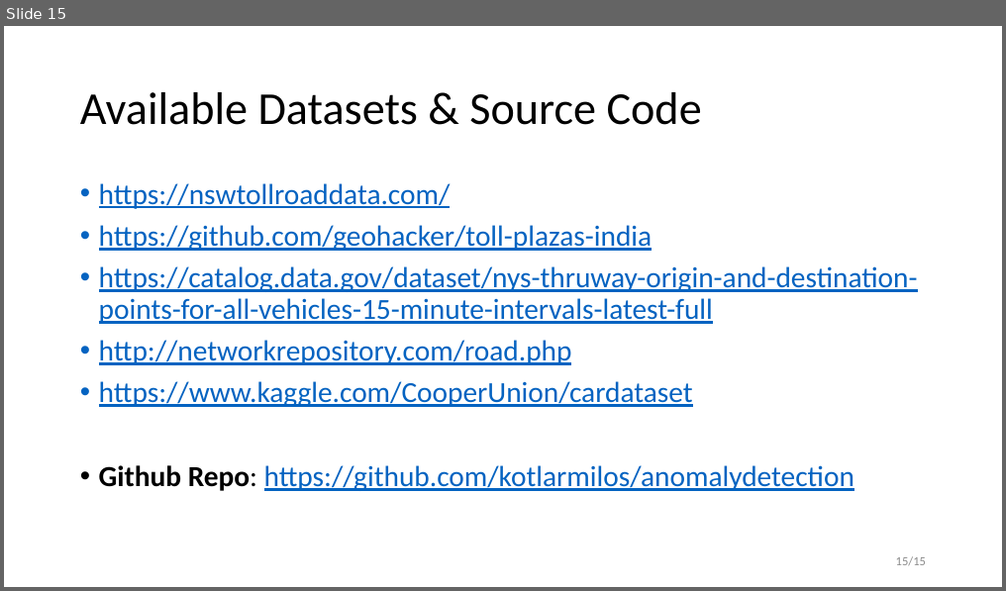
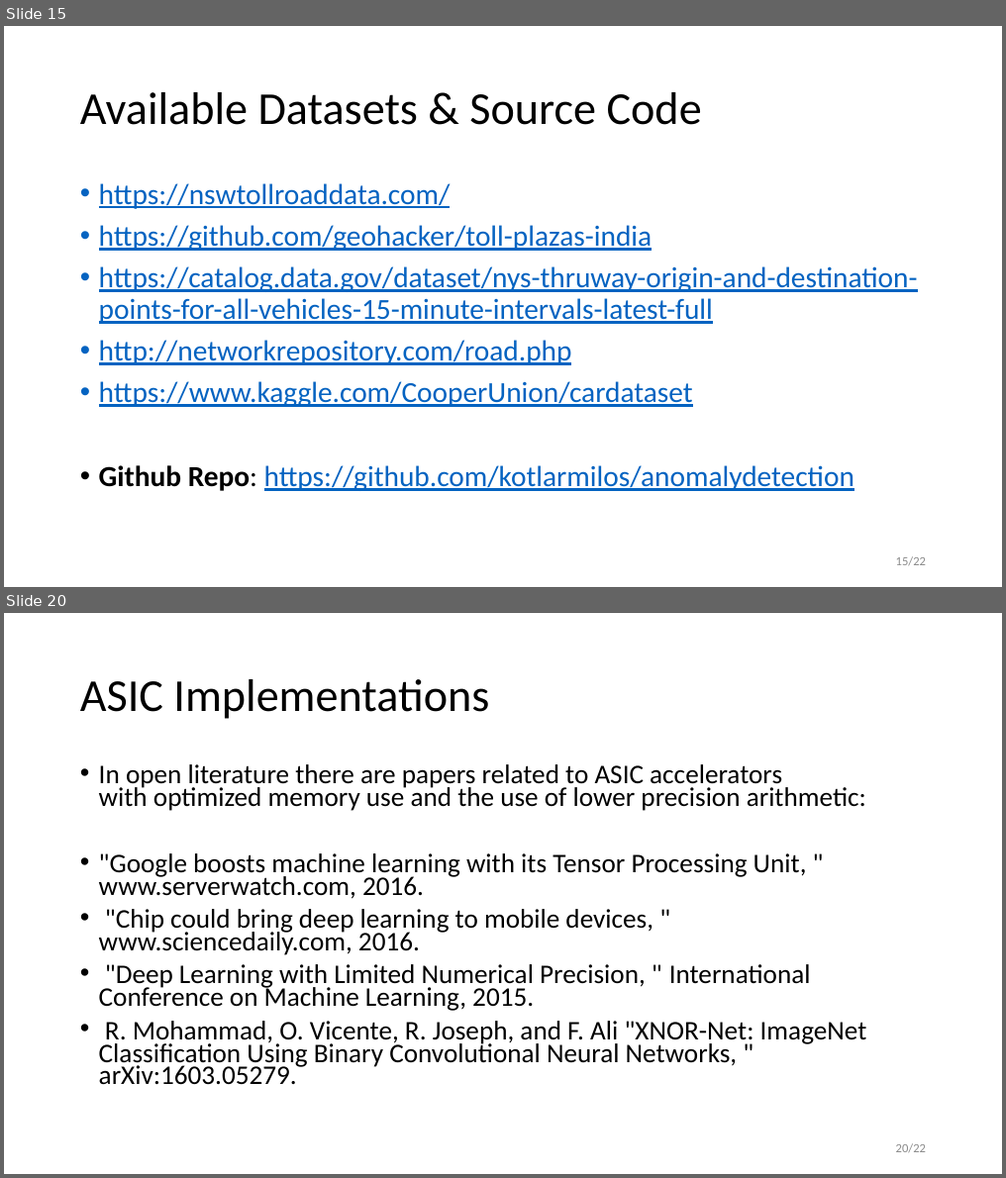
Before and after one commit to tyqh03/anomalydetection, a slide deck: doc/Real-Time Anomaly Detection System for Highway Traffic.pptx. Shown one above the other, each under a label of ours: slide 15 before the commit, slides 15 and 20 after it; the slides between them are not shown. The pictures are 1006x591 and 1006x1178 pixels, drawn with LibreOffice and Linux fonts; fonts in the diff are those of the drawing. Boxes give left, top, right and bottom in pixels: in the first picture for what was removed or moved away, otherwise in the second. Text is boxed around its words. In the diff, an @@ line names an element or a change of style, - is before the commit and + after.

Commit message:
upload

```diff
--- a/doc/Real-Time Anomaly Detection System for Highway Traffic.pptx
+++ b/doc/Real-Time Anomaly Detection System for Highway Traffic.pptx
@@ slide 20 added at <box>4,613,1002,1174</box>, background #FFFFFF @@
@@ title added at <box>80,679,489,719</box>, 44 pt, text #000000 @@
+ASIC Implementations
@@ text added at <box>99,764,867,1085</box>, 25.9 pt, text #000000 @@
+• In open literature there are papers related to ASIC accelerators
+  with optimized memory use and the use of lower precision arithmetic:
+• "Google boosts machine learning with its Tensor Processing Unit, " www.serverwatch.com, 2016.
+• "Chip could bring deep learning to mobile devices, " www.sciencedaily.com, 2016.
+• "Deep Learning with Limited Numerical Precision, " International Conference on Machine Learning, 2015.
+• R. Mohammad, O. Vicente, R. Joseph, and F. Ali "XNOR-Net: ImageNet Classification Using Binary Convolutional Neural Networks, " arXiv:1603.05279.
@@ page number added at <box>896,1144,926,1154</box>, 12 pt, text #8C8C8C @@
+20/22
@@ page number at <box>896,557,926,567</box>: text changed @@
-15/15
+15/22
```
Also in this commit, not shown: 6 other slides added.
